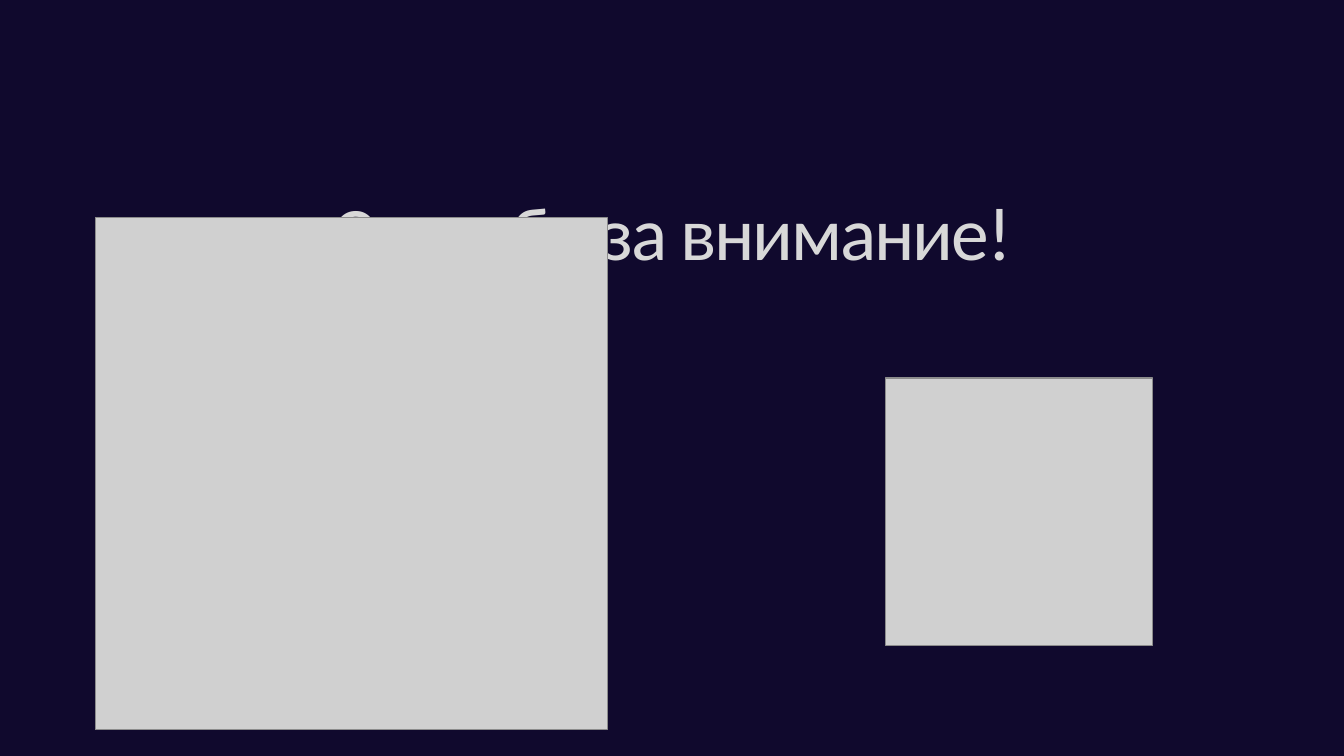
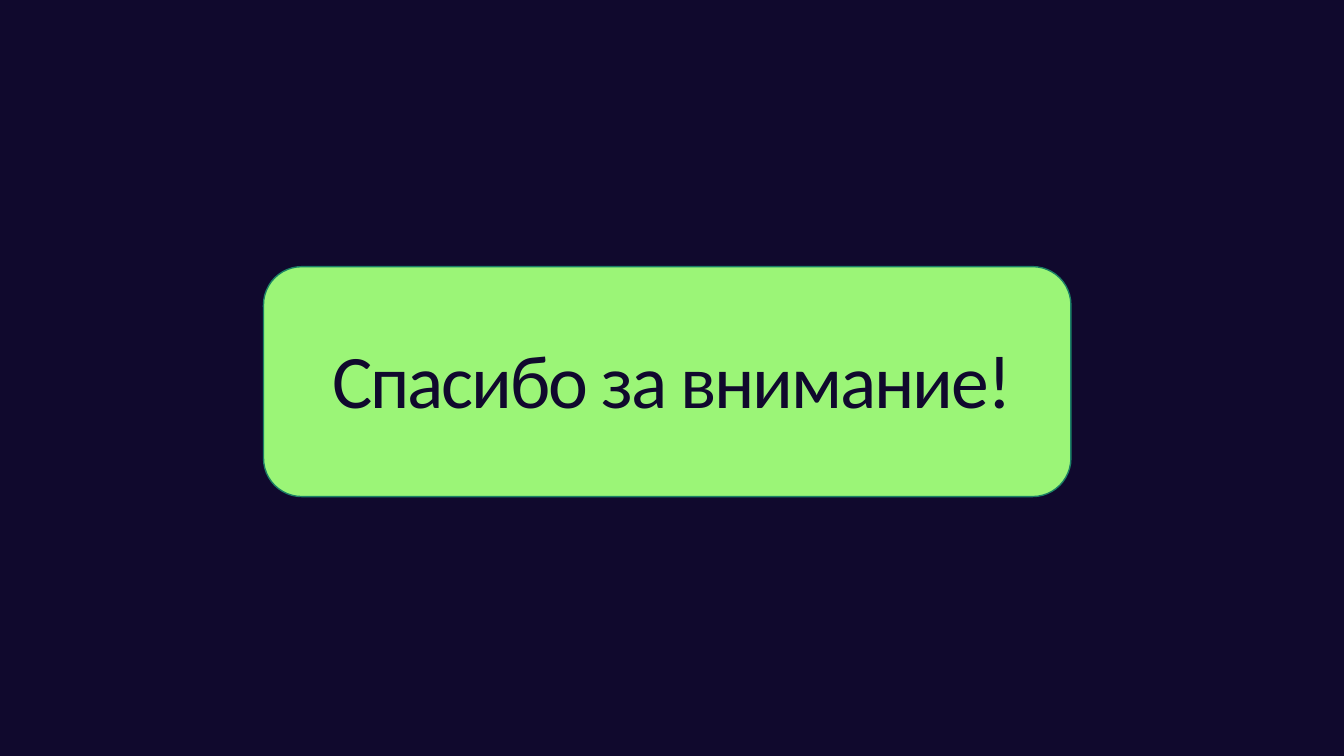
Before and after one commit to Upiter26/NumSysCalc, a slide deck: slide 10 of Presentation — копия.odp (slide 11 before the commit). Drawn at 1344x756 pixels with LibreOffice and Linux fonts; fonts in the diff are those of the drawing; grey boxes stand for pictures. Boxes give left, top, right and bottom in pixels: in the first picture for what was removed or moved away, otherwise in the second. Text is boxed around its words. In the diff, an @@ line names an element or a change of style, - is before the commit and + after.

```diff
--- a/Presentation — копия.odp
+++ b/Presentation — копия.odp
@@ picture removed at [96, 218, 608, 730] @@
@@ freeform shape added at [263, 267, 1071, 497], fill #9BF577, outline #1B8065 0.99 pt @@
@@ title "Спасибо за внимание!": place and size @@
-title "Спасибо за внимание!" at [332, 198, 1012, 278]
+title "Спасибо за внимание!" at [332, 356, 1012, 409]
@@ title "Спасибо за внимание!" at [332, 356, 1012, 409]: text colour #D8D8D8 to #10092D @@
@@ picture removed at [885, 378, 1152, 645] @@
```
Also in this commit, not shown: 8 other slides changed, 1 slide added, 2 slides removed.
